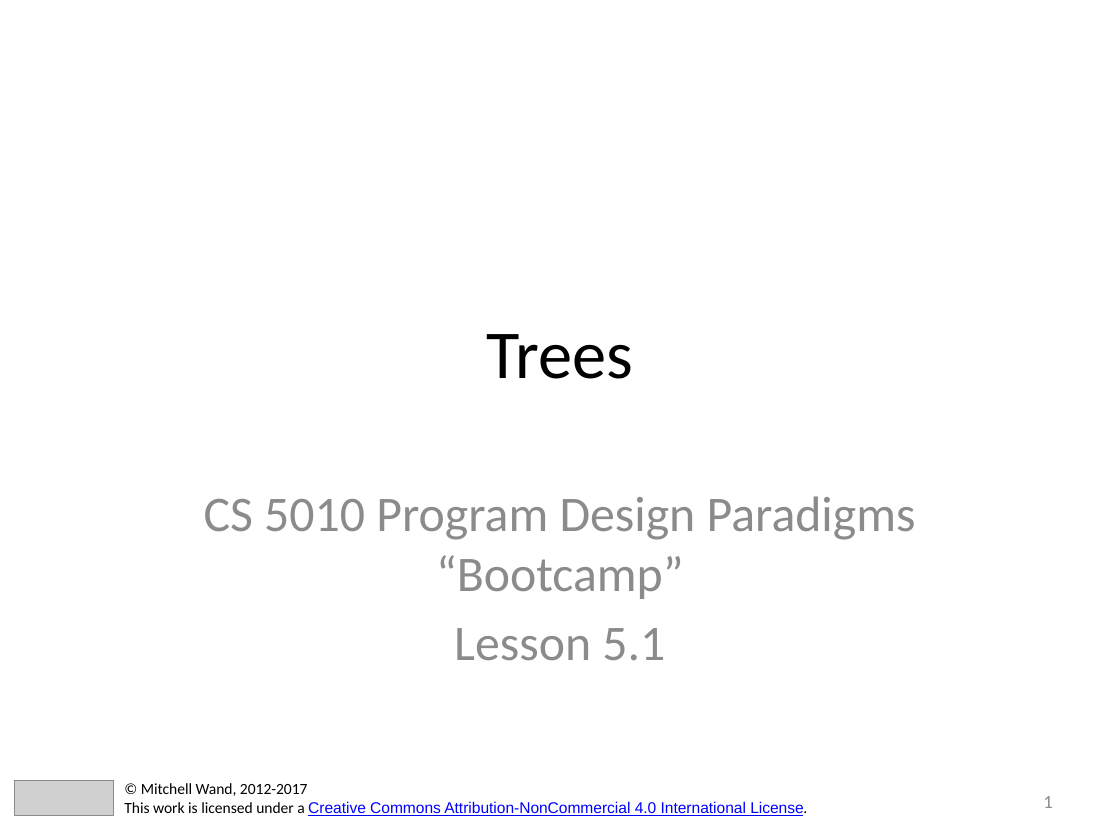
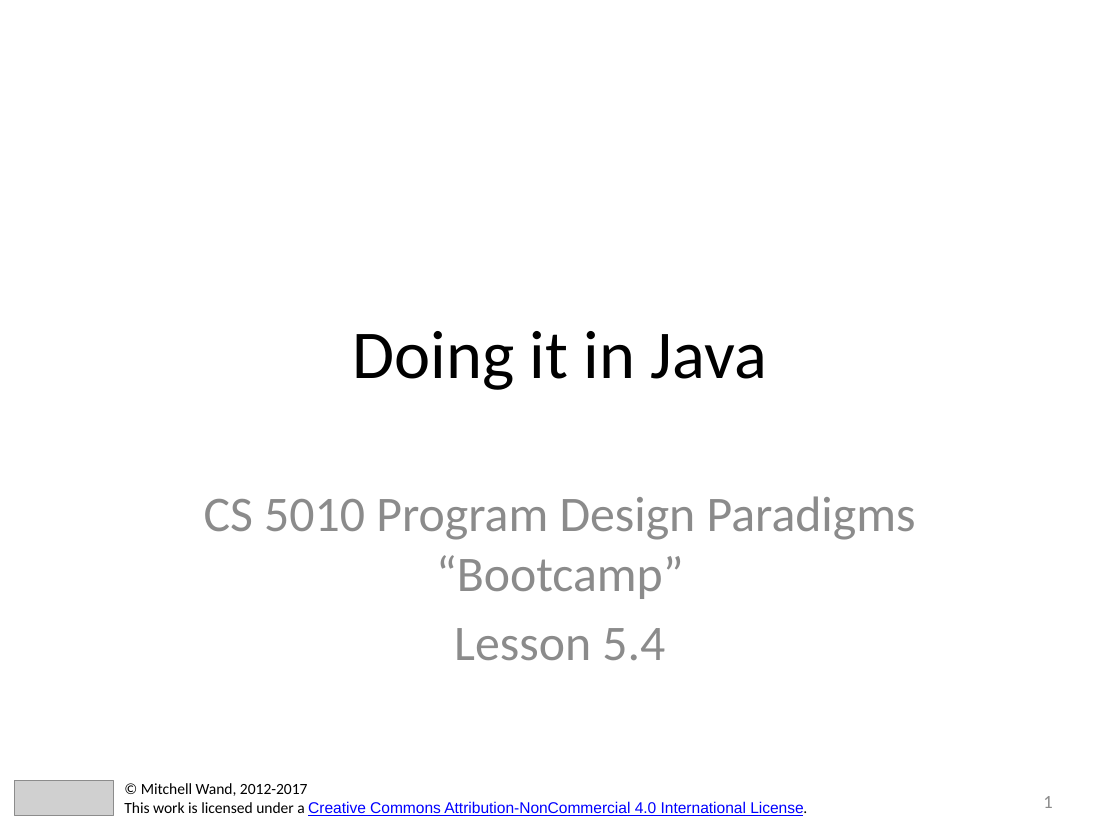
Before and after one commit to mwand/cs5010f17, a slide deck: slide 1 of Slides/Lesson 5.4 Doing It In Java.pptx. Drawn at 1120x840 pixels with LibreOffice and Linux fonts; fonts in the diff are those of the drawing; grey boxes stand for pictures. Boxes give left, top, right and bottom in pixels: in the first picture for what was removed or moved away, otherwise in the second. Text is boxed around its words. In the diff, an @@ line names an element or a change of style, - is before the commit and + after.

```diff
--- a/Slides/Lesson 5.4 Doing It In Java.pptx
+++ b/Slides/Lesson 5.4 Doing It In Java.pptx
@@ title at (352,331,767,390): text changed @@
-Trees
+Doing it in Java
@@ subtitle at (454,628,665,660): text changed @@
-Lesson 5.1
+Lesson 5.4
```
Also in this commit, not shown: 1 other slide changed, 144 slides removed, 17 other files.
